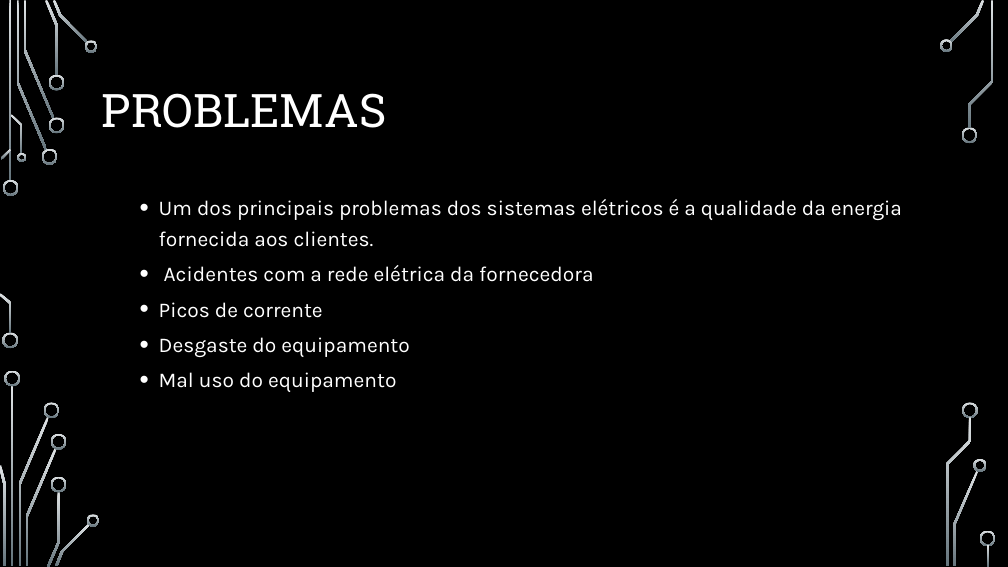
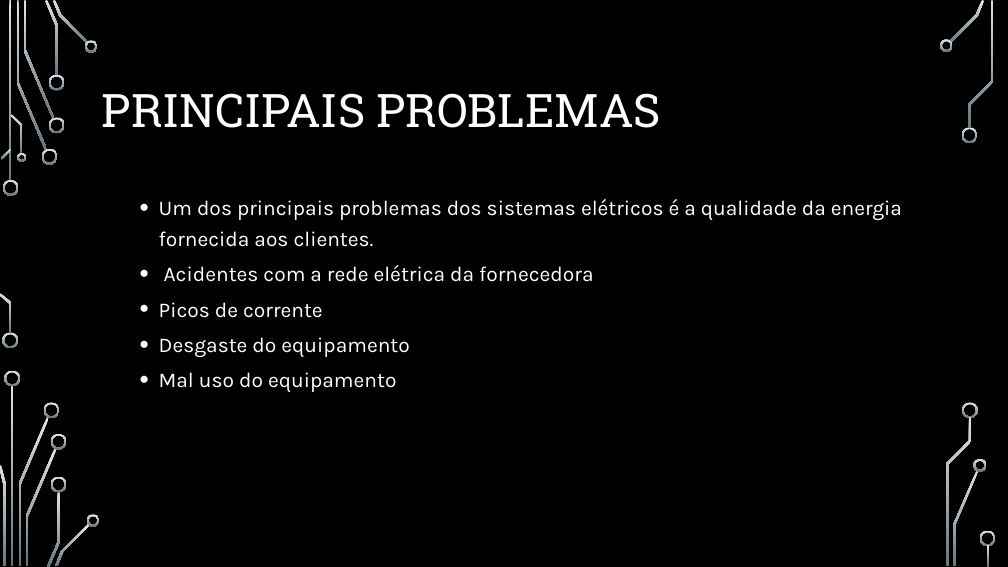
Before and after one commit to francinildo1990/final, a slide deck: slide 4 of Slides.pptx (slide 3 before the commit). Drawn at 1008x567 pixels with LibreOffice and Linux fonts; fonts in the diff are those of the drawing; background and template pictures are left out. Boxes give left, top, right and bottom in pixels: in the first picture for what was removed or moved away, otherwise in the second. Text is boxed around its words. In the diff, an @@ line names an element or a change of style, - is before the commit and + after.

```diff
--- a/Slides.pptx
+++ b/Slides.pptx
@@ title at [102, 93, 661, 128]: text changed @@
-PROBLEMAS
+PRINCIPAIS PROBLEMAS
```
Also in this commit, not shown: 4 other slides changed.
